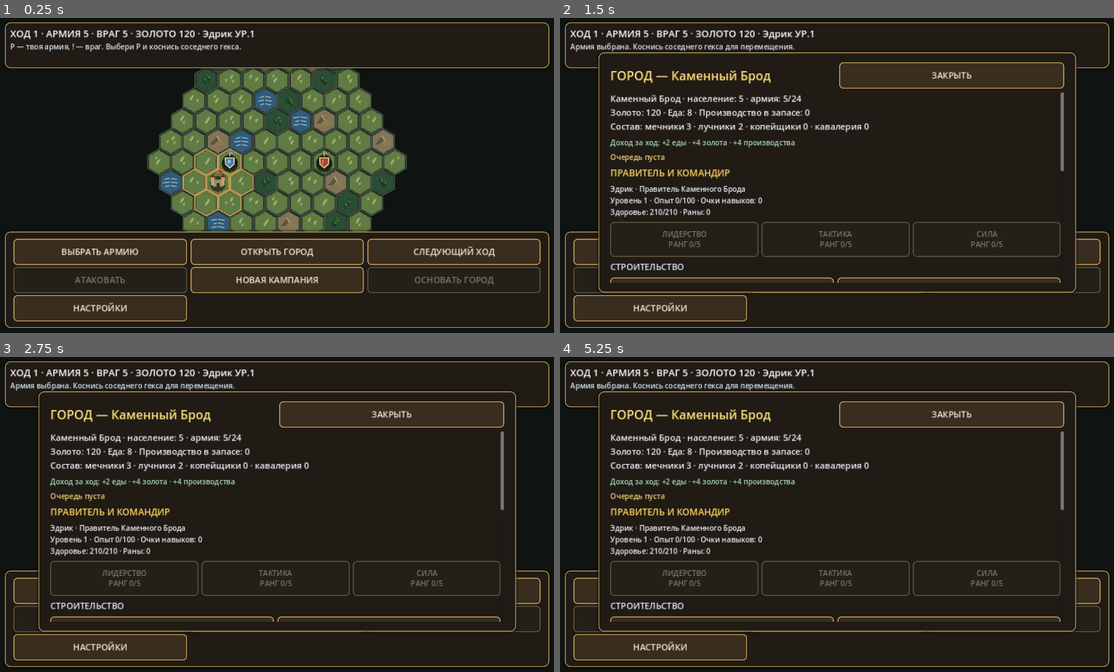
Above: before the commit, frames 1-4 (two rows, left to right).
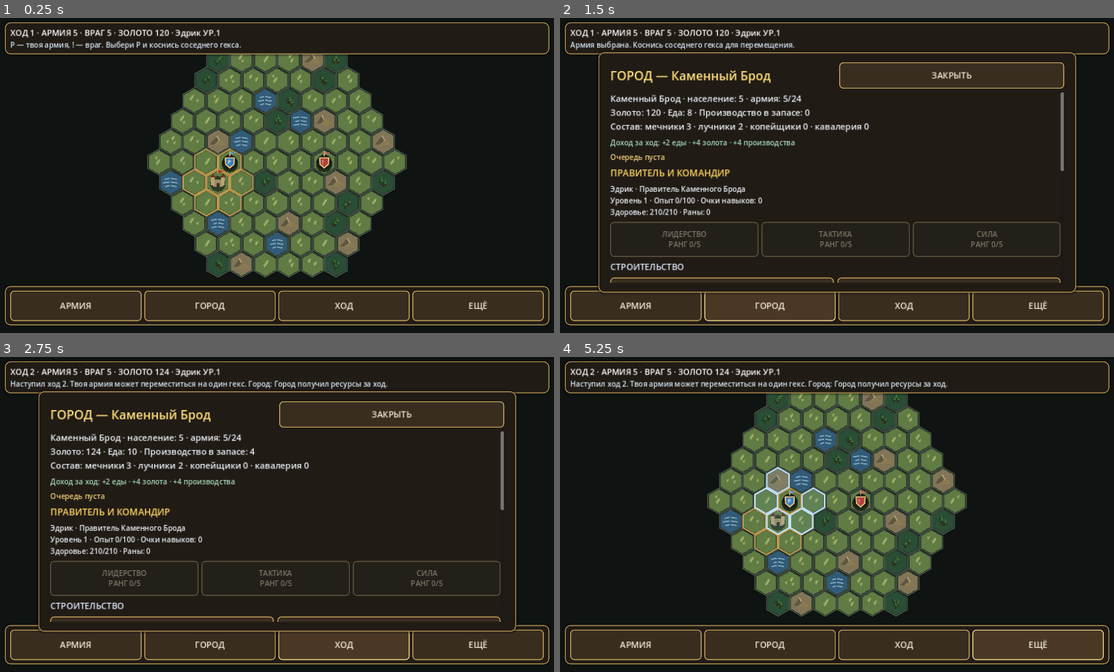
Above: after the commit, the same moments.

Repository: ilonadanelan1-code/-Project-Ember
Game: Godot game, scene res://scenes/strategy_map.tscn
The game is run twice, just before and just after one commit, with the same random seed, the same clock (stepped at 60 frames per second) and the same inputs.
Inputs (mouse positions are in pixels of both pictures, inside the frame that each line leads up to):
- Up to frame 1 (0.25 s): no input
- Up to frame 2 (1.5 s): click "ВЫБРАТЬ АРМИЮ" (after the commit: "АРМИЯ") at 0.5 s; click "ОТКРЫТЬ ГОРОД" (after the commit: "ГОРОД") at 1.25 s
- Up to frame 3 (2.75 s): click "СЛЕДУЮЩИЙ ХОД" (after the commit: "ХОД") at 2 s
- Up to frame 4 (5.25 s): click (1036, 643) at 2.75 s, where only the run after the commit has a clickable "ЕЩЁ"; click "НАСТРОЙКИ" at 3.5 s; click "ЗАКРЫТЬ" at 4.25 s; click "ЗАКРЫТЬ" at 5 s

The runs differ from the first frame. In frame 1, 18% of the frame differs, in the area x 0-100%, y 3-99%; in frame 2, 5.8%; in frame 3, 7.1%; in frame 4, 40%.

Commit message:
Fix mobile HUD layout with compact command docks

Diff:
--- a/project_ember/scripts/combat_test.gd
+++ b/project_ember/scripts/combat_test.gd
@@ -66,6 +66,8 @@
 var _safe_area: SafeAreaContainer
 var _gesture_router: TouchGestureRouter
 var _toast_manager: ToastManager
+var _commands_panel: PanelContainer
+var _commands_button: Button
 
 
 func _ready() -> void:
@@ -244,6 +246,7 @@
 	_create_selection_marquee(root)
 
 	var top_panel := PanelContainer.new()
+	top_panel.name = "BattleHudTop"
 	top_panel.anchor_left = 0.0
 	top_panel.anchor_top = 0.0
 	top_panel.anchor_right = 1.0
@@ -251,74 +254,71 @@
 	top_panel.offset_left = UiMetrics.dp(10.0)
 	top_panel.offset_top = UiMetrics.dp(8.0)
 	top_panel.offset_right = -UiMetrics.dp(10.0)
-	top_panel.offset_bottom = UiMetrics.dp(128.0)
+	top_panel.offset_bottom = UiMetrics.dp(62.0)
 	root.add_child(top_panel)
 
 	var top_box := VBoxContainer.new()
-	top_box.add_theme_constant_override("separation", int(UiMetrics.dp(1)))
+	top_box.add_theme_constant_override("separation", int(UiMetrics.dp(1.0)))
 	top_panel.add_child(top_box)
 
 	_status_label = Label.new()
-	_status_label.add_theme_font_size_override("font_size", UiThemeScript.font_size(18))
+	_status_label.add_theme_font_size_override("font_size", UiThemeScript.font_size(15))
 	_status_label.add_theme_color_override("font_color", Palette.UI_TEXT_PURE)
+	_status_label.clip_text = true
+	_status_label.autowrap_mode = TextServer.AUTOWRAP_OFF
 	top_box.add_child(_status_label)
 
 	_help_label = Label.new()
-	_help_label.add_theme_font_size_override("font_size", UiThemeScript.font_size(13))
+	_help_label.add_theme_font_size_override("font_size", UiThemeScript.font_size(11))
 	_help_label.add_theme_color_override("font_color", Palette.UI_TEXT_HELP)
+	_help_label.clip_text = true
+	_help_label.autowrap_mode = TextServer.AUTOWRAP_OFF
 	top_box.add_child(_help_label)
 
-	var group_row := HBoxContainer.new()
-	group_row.add_theme_constant_override("separation", int(UiMetrics.dp(5)))
-	top_box.add_child(group_row)
-	_group_store_button = _add_action_button(group_row, "ЗАПИСЬ: ВЫКЛ", _toggle_group_store_mode)
-	_group_store_button.custom_minimum_size = Vector2(0.0, UiThemeScript.touch_target(48.0))
-	_group_store_button.size_flags_horizontal = Control.SIZE_EXPAND_FILL
-	for group_id in range(1, 5):
-		var group_button := _add_action_button(group_row, "ГР. %d" % group_id, _on_control_group_button.bind(group_id))
-		group_button.custom_minimum_size = Vector2(UiMetrics.dp(0.0), UiMetrics.dp(40.0))
-		group_button.size_flags_horizontal = Control.SIZE_EXPAND_FILL
-		_control_group_buttons[group_id] = group_button
-	var settings_button := _add_action_button(group_row, "НАСТРОЙКИ", _open_settings)
-	settings_button.custom_minimum_size = Vector2(120.0, UiThemeScript.touch_target(48.0))
-
-	# Four compact rows: selection/orders, formation/retreat, battle controls and commander ability.
-	var bottom_panel := Panel.new()
-	bottom_panel.anchor_left = 0.0
-	bottom_panel.anchor_top = 1.0
-	bottom_panel.anchor_right = 1.0
-	bottom_panel.anchor_bottom = 1.0
-	bottom_panel.offset_left = UiMetrics.dp(8.0)
-	bottom_panel.offset_top = -UiMetrics.dp(258.0)
-	bottom_panel.offset_right = -UiMetrics.dp(8.0)
-	bottom_panel.offset_bottom = -UiMetrics.dp(8.0)
-	root.add_child(bottom_panel)
-
-	var margin := MarginContainer.new()
-	margin.set_anchors_and_offsets_preset(Control.PRESET_FULL_RECT)
-	margin.add_theme_constant_override("margin_left", 8)
-	margin.add_theme_constant_override("margin_top", 7)
-	margin.add_theme_constant_override("margin_right", 8)
-	margin.add_theme_constant_override("margin_bottom", 7)
-	bottom_panel.add_child(margin)
+	_commands_panel = PanelContainer.new()
+	_commands_panel.name = "BattleCommandsDrawer"
+	_commands_panel.anchor_left = 0.0
+	_commands_panel.anchor_top = 1.0
+	_commands_panel.anchor_right = 1.0
+	_commands_panel.anchor_bottom = 1.0
+	_commands_panel.offset_left = UiMetrics.dp(8.0)
+	_commands_panel.offset_top = -UiMetrics.dp(254.0)
+	_commands_panel.offset_right = -UiMetrics.dp(8.0)
+	_commands_panel.offset_bottom = -UiMetrics.dp(94.0)
+	_commands_panel.visible = false
+	root.add_child(_commands_panel)
+
+	var drawer_margin := MarginContainer.new()
+	drawer_margin.add_theme_constant_override("margin_left", int(UiMetrics.dp(6.0)))
+	drawer_margin.add_theme_constant_override("margin_top", int(UiMetrics.dp(5.0)))
+	drawer_margin.add_theme_constant_override("margin_right", int(UiMetrics.dp(6.0)))
+	drawer_margin.add_theme_constant_override("margin_bottom", int(UiMetrics.dp(5.0)))
+	_commands_panel.add_child(drawer_margin)
+
+	var drawer_scroll := ScrollContainer.new()
+	drawer_scroll.size_flags_horizontal = Control.SIZE_EXPAND_FILL
+	drawer_scroll.size_flags_vertical = Control.SIZE_EXPAND_FILL
+	drawer_scroll.horizontal_scroll_mode = ScrollContainer.SCROLL_MODE_DISABLED
+	drawer_margin.add_child(drawer_scroll)
+
+	var drawer_content := VBoxContainer.new()
+	drawer_content.size_flags_horizontal = Control.SIZE_EXPAND_FILL
+	drawer_content.add_theme_constant_override("separation", int(UiMetrics.dp(5.0)))
+	drawer_scroll.add_child(drawer_content)
 
 	var buttons := GridContainer.new()
 	buttons.columns = 4
-	buttons.add_theme_constant_override("h_separation", 7)
-	buttons.add_theme_constant_override("v_separation", 5)
+	buttons.add_theme_constant_override("h_separation", int(UiMetrics.dp(5.0)))
+	buttons.add_theme_constant_override("v_separation", int(UiMetrics.dp(4.0)))
 	buttons.size_flags_horizontal = Control.SIZE_EXPAND_FILL
-	buttons.size_flags_vertical = Control.SIZE_EXPAND_FILL
-	margin.add_child(buttons)
-
-	_add_action_button(buttons, "ВСЕ", _select_all_player_units)
+	drawer_content.add_child(buttons)
+
 	_add_button = _add_action_button(buttons, "ДОБОР: ВЫКЛ", _toggle_additive_selection)
-	_mode_button = _add_action_button(buttons, "МАРШ: ВЫКЛ", _toggle_order_mode)
 	_add_action_button(buttons, "ДЕРЖАТЬ", _hold_selected_units)
 	_add_action_button(buttons, "СТОП", _stop_selected_units)
 	_add_action_button(buttons, "СНЯТЬ", _clear_selection_from_button)
 	_formation_button = _add_action_button(buttons, "СТРОЙ: ЛИНИЯ", _cycle_formation_mode)
 	_add_action_button(buttons, "ОТСТУП", _retreat_selected_units)
-	_pause_button = _add_action_button(buttons, "ПАУЗА", _toggle_pause)
 	_speed_button = _add_action_button(buttons, "СКОРОСТЬ: 1x", _cycle_speed)
 	_add_action_button(buttons, "ЗУМ +", _zoom_in)
 	_add_action_button(buttons, "ЗУМ -", _zoom_out)
@@ -327,6 +327,40 @@
 		if child is Button:
 			_combat_buttons.append(child as Button)
 
+	var group_row := HBoxContainer.new()
+	group_row.add_theme_constant_override("separation", int(UiMetrics.dp(4.0)))
+	drawer_content.add_child(group_row)
+	_group_store_button = _add_action_button(group_row, "ЗАПИСЬ", _toggle_group_store_mode)
+	_group_store_button.custom_minimum_size = Vector2(0.0, UiThemeScript.touch_target(48.0))
+	for group_id in range(1, 5):
+		var group_button := _add_action_button(group_row, "ГР. %d" % group_id, _on_control_group_button.bind(group_id))
+		group_button.custom_minimum_size = Vector2(0.0, UiThemeScript.touch_target(48.0))
+		_control_group_buttons[group_id] = group_button
+	var settings_button := _add_action_button(group_row, "НАСТРОЙКИ", _open_settings)
+	settings_button.custom_minimum_size = Vector2(UiMetrics.dp(100.0), UiThemeScript.touch_target(48.0))
+
+	var bottom_panel := PanelContainer.new()
+	bottom_panel.name = "BattleHudQuickDock"
+	bottom_panel.anchor_left = 0.0
+	bottom_panel.anchor_top = 1.0
+	bottom_panel.anchor_right = 1.0
+	bottom_panel.anchor_bottom = 1.0
+	bottom_panel.offset_left = UiMetrics.dp(8.0)
+	bottom_panel.offset_top = -UiMetrics.dp(86.0)
+	bottom_panel.offset_right = -UiMetrics.dp(8.0)
+	bottom_panel.offset_bottom = -UiMetrics.dp(8.0)
+	root.add_child(bottom_panel)
+
+	var quick_row := HBoxContainer.new()
+	quick_row.add_theme_constant_override("separation", int(UiMetrics.dp(5.0)))
+	bottom_panel.add_child(quick_row)
+	var select_all_button := _add_action_button(quick_row, "ВСЕ", _select_all_player_units)
+	_combat_buttons.append(select_all_button)
+	_mode_button = _add_action_button(quick_row, "МАРШ", _toggle_order_mode)
+	_combat_buttons.append(_mode_button)
+	_pause_button = _add_action_button(quick_row, "ПАУЗА", _toggle_pause)
+	_combat_buttons.append(_pause_button)
+	_commands_button = _add_action_button(quick_row, "КОМАНДЫ", _toggle_commands_panel)
 	_create_result_panel(root)
 	_settings_panel = SettingsPanelScript.new()
 	_settings_panel.pause_game_on_open = true
@@ -761,7 +795,16 @@
 		unit.order_move(slot)
 
 
+func _toggle_commands_panel() -> void:
+	if not is_instance_valid(_commands_panel) or not is_instance_valid(_commands_button):
+		return
+	_commands_panel.visible = not _commands_panel.visible
+	_commands_button.text = "ЗАКРЫТЬ" if _commands_panel.visible else "КОМАНДЫ"
+
+
 func _open_settings() -> void:
+	if is_instance_valid(_commands_panel) and _commands_panel.visible:
+		_toggle_commands_panel()
 	if is_instance_valid(_settings_panel):
 		_settings_panel.open_panel()
 
@@ -1106,7 +1149,7 @@
 			_camera.size,
 		]
 	if is_instance_valid(_mode_button):
-		_mode_button.text = "МАРШ: ВКЛ" if _attack_move_enabled else "МАРШ: ВЫКЛ"
+		_mode_button.text = "МАРШ ВКЛ" if _attack_move_enabled else "МАРШ"
 	if is_instance_valid(_add_button):
 		_add_button.text = "ДОБОР: ВКЛ" if _additive_selection else "ДОБОР: ВЫКЛ"
 	if is_instance_valid(_formation_button):
--- a/project_ember/scripts/strategy_map.gd
+++ b/project_ember/scripts/strategy_map.gd
@@ -55,6 +55,8 @@
 var _toast_manager: ToastManager
 var _restart_confirm_dialog: ConfirmDialog
 var _exit_confirm_dialog: ConfirmDialog
+var _map_more_panel: PanelContainer
+var _map_more_button: Button
 
 
 func _ready() -> void:
@@ -310,6 +312,7 @@
 	root.add_child(_toast_manager)
 
 	var top_panel := PanelContainer.new()
+	top_panel.name = "MobileHudTop"
 	top_panel.anchor_left = 0.0
 	top_panel.anchor_top = 0.0
 	top_panel.anchor_right = 1.0
@@ -317,58 +320,79 @@
 	top_panel.offset_left = UiMetrics.dp(10.0)
 	top_panel.offset_top = UiMetrics.dp(8.0)
 	top_panel.offset_right = -UiMetrics.dp(10.0)
-	top_panel.offset_bottom = UiMetrics.dp(92.0)
+	top_panel.offset_bottom = UiMetrics.dp(62.0)
 	root.add_child(top_panel)
 
 	var top_box := VBoxContainer.new()
-	top_box.add_theme_constant_override("separation", int(UiMetrics.dp(2)))
+	top_box.add_theme_constant_override("separation", int(UiMetrics.dp(1.0)))
 	top_panel.add_child(top_box)
 
 	_status_label = Label.new()
-	_status_label.add_theme_font_size_override("font_size", UiThemeScript.font_size(18))
+	_status_label.add_theme_font_size_override("font_size", UiThemeScript.font_size(15))
 	_status_label.add_theme_color_override("font_color", Palette.UI_TEXT_PURE)
+	_status_label.clip_text = true
+	_status_label.autowrap_mode = TextServer.AUTOWRAP_OFF
 	top_box.add_child(_status_label)
 
 	_message_label = Label.new()
-	_message_label.autowrap_mode = TextServer.AUTOWRAP_WORD_SMART
-	_message_label.add_theme_font_size_override("font_size", UiThemeScript.font_size(13))
+	_message_label.autowrap_mode = TextServer.AUTOWRAP_OFF
+	_message_label.clip_text = true
+	_message_label.add_theme_font_size_override("font_size", UiThemeScript.font_size(11))
 	_message_label.add_theme_color_override("font_color", Palette.UI_TEXT_HELP)
 	top_box.add_child(_message_label)
 
+	_map_more_panel = PanelContainer.new()
+	_map_more_panel.name = "MobileHudMoreCommands"
+	_map_more_panel.anchor_left = 0.0
+	_map_more_panel.anchor_top = 1.0
+	_map_more_panel.anchor_right = 1.0
+	_map_more_panel.anchor_bottom = 1.0
+	_map_more_panel.offset_left = UiMetrics.dp(10.0)
+	_map_more_panel.offset_top = -UiMetrics.dp(216.0)
+	_map_more_panel.offset_right = -UiMetrics.dp(10.0)
+	_map_more_panel.offset_bottom = -UiMetrics.dp(88.0)
+	_map_more_panel.visible = false
+	root.add_child(_map_more_panel)
+
+	var more_margin := MarginContainer.new()
+	more_margin.add_theme_constant_override("margin_left", int(UiMetrics.dp(5.0)))
+	more_margin.add_theme_constant_override("margin_top", int(UiMetrics.dp(4.0)))
+	more_margin.add_theme_constant_override("margin_right", int(UiMetrics.dp(5.0)))
+	more_margin.add_theme_constant_override("margin_bottom", int(UiMetrics.dp(4.0)))
+	_map_more_panel.add_child(more_margin)
+
+	var more_grid := GridContainer.new()
+	more_grid.columns = 2
+	more_grid.add_theme_constant_override("h_separation", int(UiMetrics.dp(6.0)))
+	more_grid.add_theme_constant_override("v_separation", int(UiMetrics.dp(4.0)))
+	more_grid.size_flags_horizontal = Control.SIZE_EXPAND_FILL
+	more_grid.size_flags_vertical = Control.SIZE_EXPAND_FILL
+	more_margin.add_child(more_grid)
+
+	_attack_button = _add_button(more_grid, "АТАКОВАТЬ", _attack_enemy)
+	_add_button(more_grid, "НОВАЯ КАМПАНИЯ", _restart_campaign)
+	_found_city_button = _add_button(more_grid, "ОСНОВАТЬ ГОРОД", _found_city)
+	_add_button(more_grid, "НАСТРОЙКИ", _open_settings)
+
 	var bottom_panel := PanelContainer.new()
+	bottom_panel.name = "MobileHudQuickDock"
 	bottom_panel.anchor_left = 0.0
 	bottom_panel.anchor_top = 1.0
 	bottom_panel.anchor_right = 1.0
 	bottom_panel.anchor_bottom = 1.0
 	bottom_panel.offset_left = UiMetrics.dp(10.0)
-	bottom_panel.offset_top = -UiMetrics.dp(180.0)
+	bottom_panel.offset_top = -UiMetrics.dp(80.0)
 	bottom_panel.offset_right = -UiMetrics.dp(10.0)
 	bottom_panel.offset_bottom = -UiMetrics.dp(8.0)
 	root.add_child(bottom_panel)
 
-	var margin := MarginContainer.new()
-	margin.set_anchors_and_offsets_preset(Control.PRESET_FULL_RECT)
-	margin.add_theme_constant_override("margin_left", 7)
-	margin.add_theme_constant_override("margin_top", 6)
-	margin.add_theme_constant_override("margin_right", 7)
-	margin.add_theme_constant_override("margin_bottom", 6)
-	bottom_panel.add_child(margin)
-
-	var grid := GridContainer.new()
-	grid.columns = 3
-	grid.add_theme_constant_override("h_separation", 8)
-	grid.add_theme_constant_override("v_separation", 5)
-	grid.size_flags_horizontal = Control.SIZE_EXPAND_FILL
-	grid.size_flags_vertical = Control.SIZE_EXPAND_FILL
-	margin.add_child(grid)
-
-	_selection_button = _add_button(grid, "ВЫБРАТЬ АРМИЮ", _select_player_army)
-	_city_button = _add_button(grid, "ОТКРЫТЬ ГОРОД", _open_city)
-	_turn_button = _add_button(grid, "СЛЕДУЮЩИЙ ХОД", _advance_turn)
-	_attack_button = _add_button(grid, "АТАКОВАТЬ", _attack_enemy)
-	_add_button(grid, "НОВАЯ КАМПАНИЯ", _restart_campaign)
-	_found_city_button = _add_button(grid, "ОСНОВАТЬ ГОРОД", _found_city)
-	_add_button(grid, "НАСТРОЙКИ", _open_settings)
+	var quick_row := HBoxContainer.new()
+	quick_row.add_theme_constant_override("separation", int(UiMetrics.dp(5.0)))
+	bottom_panel.add_child(quick_row)
+	_selection_button = _add_button(quick_row, "АРМИЯ", _select_player_army)
+	_city_button = _add_button(quick_row, "ГОРОД", _open_city)
+	_turn_button = _add_button(quick_row, "ХОД", _advance_turn)
+	_map_more_button = _add_button(quick_row, "ЕЩЁ", _toggle_map_commands)
 	_create_city_panel(root)
 	_settings_panel = SettingsPanelScript.new()
 	_settings_panel.pause_game_on_open = false
@@ -680,7 +704,16 @@
 	return button
 
 
+func _toggle_map_commands() -> void:
+	if not is_instance_valid(_map_more_panel) or not is_instance_valid(_map_more_button):
+		return
+	_map_more_panel.visible = not _map_more_panel.visible
+	_map_more_button.text = "ЗАКРЫТЬ" if _map_more_panel.visible else "ЕЩЁ"
+
+
 func _open_settings() -> void:
+	if is_instance_valid(_map_more_panel) and _map_more_panel.visible:
+		_toggle_map_commands()
 	if is_instance_valid(_settings_panel):
 		_settings_panel.open_panel()
 
@@ -704,6 +737,9 @@
 		return
 	if is_instance_valid(_city_panel) and _city_panel.visible:
 		_close_city()
+		return
+	if is_instance_valid(_map_more_panel) and _map_more_panel.visible:
+		_toggle_map_commands()
 		return
 	# Until the dedicated map menu arrives in UI-3, Back opens the existing
 	# settings sheet rather than exiting the game or discarding campaign state.
--- /dev/null
+++ b/project_ember/tests/mobile_hud_layout_smoke_test.gd
@@ -0,0 +1,81 @@
+extends SceneTree
+
+const StrategyScene = preload("res://scenes/strategy_map.tscn")
+const BattleScene = preload("res://scenes/combat_test.tscn")
+
+var _failures := 0
+
+
+func _initialize() -> void:
+	call_deferred("_run")
+
+
+func _dp(value: float) -> float:
+	var metrics := root.get_node_or_null("UiMetrics")
+	if is_instance_valid(metrics) and metrics.has_method("dp"):
+		return float(metrics.call("dp", value))
+	return value
+
+
+func _check(condition: bool, description: String) -> void:
+	if condition:
+		print("PASS: " + description)
+	else:
+		_failures += 1
+		push_error("TEST FAILED: " + description)
+
+
+func _run() -> void:
+	var map_scene := StrategyScene.instantiate()
+	root.add_child(map_scene)
+	await process_frame
+	await process_frame
+
+	var map_top := map_scene.find_child("MobileHudTop", true, false) as Control
+	var map_dock := map_scene.find_child("MobileHudQuickDock", true, false) as Control
+	var map_drawer := map_scene.find_child("MobileHudMoreCommands", true, false) as Control
+	_check(is_instance_valid(map_top), "strategy HUD top status panel is created")
+	_check(is_instance_valid(map_dock), "strategy quick dock is created")
+	_check(is_instance_valid(map_drawer), "strategy secondary command drawer is created")
+	if is_instance_valid(map_dock) and is_instance_valid(map_drawer):
+		_check(not map_drawer.visible, "strategy secondary commands start collapsed")
+		_check(map_dock.size.y <= _dp(84.0), "strategy quick dock stays within a compact vertical budget")
+		map_scene.call("_toggle_map_commands")
+		_check(map_drawer.visible, "strategy secondary commands can be opened")
+		map_scene.call("_toggle_map_commands")
+		_check(not map_drawer.visible, "strategy secondary commands can be closed")
+	if is_instance_valid(map_top) and is_instance_valid(map_dock):
+		_check(map_dock.position.y > map_top.position.y + map_top.size.y, "strategy status and quick dock leave a central map area")
+
+	map_scene.queue_free()
+	await process_frame
+
+	var battle_scene := BattleScene.instantiate()
+	root.add_child(battle_scene)
+	await process_frame
+	await process_frame
+
+	var battle_top := battle_scene.find_child("BattleHudTop", true, false) as Control
+	var battle_dock := battle_scene.find_child("BattleHudQuickDock", true, false) as Control
+	var battle_drawer := battle_scene.find_child("BattleCommandsDrawer", true, false) as Control
+	_check(is_instance_valid(battle_top), "battle HUD top status panel is created")
+	_check(is_instance_valid(battle_dock), "battle quick dock is created")
+	_check(is_instance_valid(battle_drawer), "battle command drawer is created")
+	if is_instance_valid(battle_dock) and is_instance_valid(battle_drawer):
+		_check(not battle_drawer.visible, "battle secondary commands start collapsed")
+		_check(battle_dock.size.y <= _dp(90.0), "battle quick dock stays within a compact vertical budget")
+		battle_scene.call("_toggle_commands_panel")
+		_check(battle_drawer.visible, "battle command drawer can be opened")
+		battle_scene.call("_toggle_commands_panel")
+		_check(not battle_drawer.visible, "battle command drawer can be closed")
+	if is_instance_valid(battle_top) and is_instance_valid(battle_dock):
+		_check(battle_dock.position.y > battle_top.position.y + battle_top.size.y, "battle status and quick dock leave a central battlefield area")
+
+	battle_scene.queue_free()
+	await process_frame
+	if _failures > 0:
+		printerr("Mobile HUD layout tests failed: %d" % _failures)
+		quit(1)
+	else:
+		print("All mobile HUD layout smoke tests passed.")
+		quit(0)
Not shown, changed: project_ember/VERSION.txt
Not shown, changed: project_ember/ANDROID_START.md
Not shown, changed: project_ember/CHANGELOG.md
Not shown, changed: project_ember/TASKS.md
